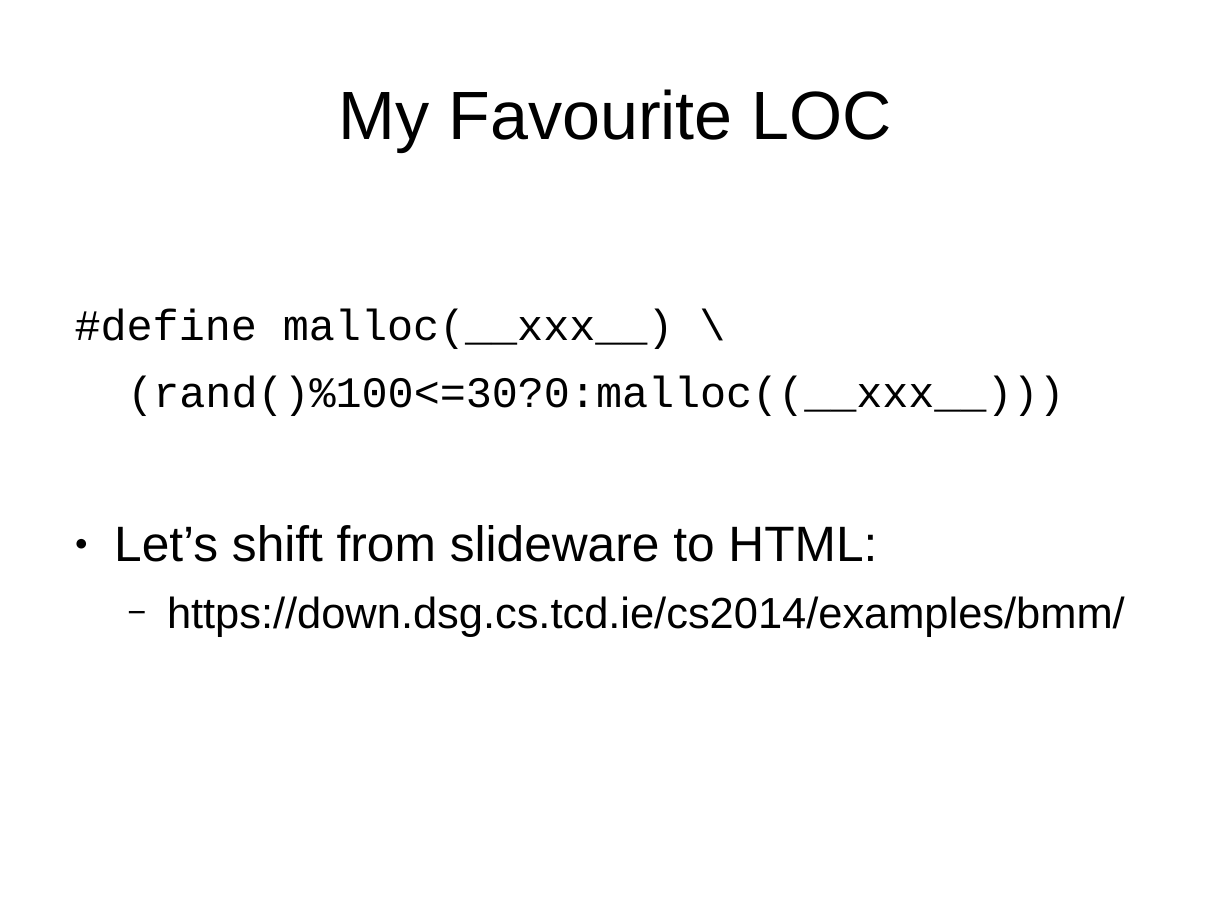
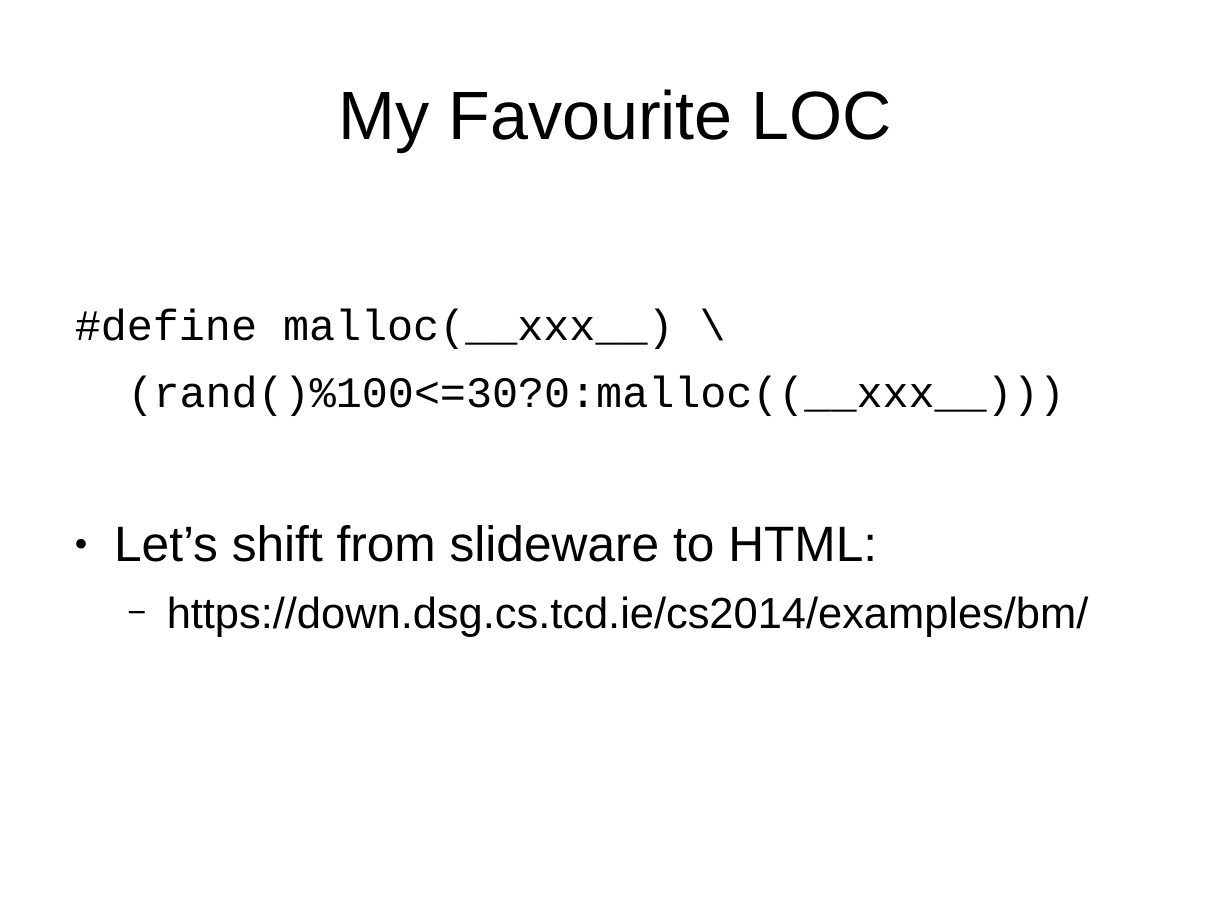
Before and after one commit to sftcd/cs2014, a slide deck: slide 8 of lectures/intro.ppt. Drawn at 1232x924 pixels with LibreOffice and Linux fonts; fonts in the diff are those of the drawing. Boxes give left, top, right and bottom in pixels: in the first picture for what was removed or moved away, otherwise in the second. Text is boxed around its words. In the diff, an @@ line names an element or a change of style, - is before the commit and + after.

```diff
--- a/lectures/intro.ppt
+++ b/lectures/intro.ppt
@@ text at bbox=[167, 596, 1089, 637]: text changed @@
-  − https://down.dsg.cs.tcd.ie/cs2014/examples/bmm/
+  − https://down.dsg.cs.tcd.ie/cs2014/examples/bm/
```
Also in this commit, not shown: 3 other slides changed, 1 other file.
